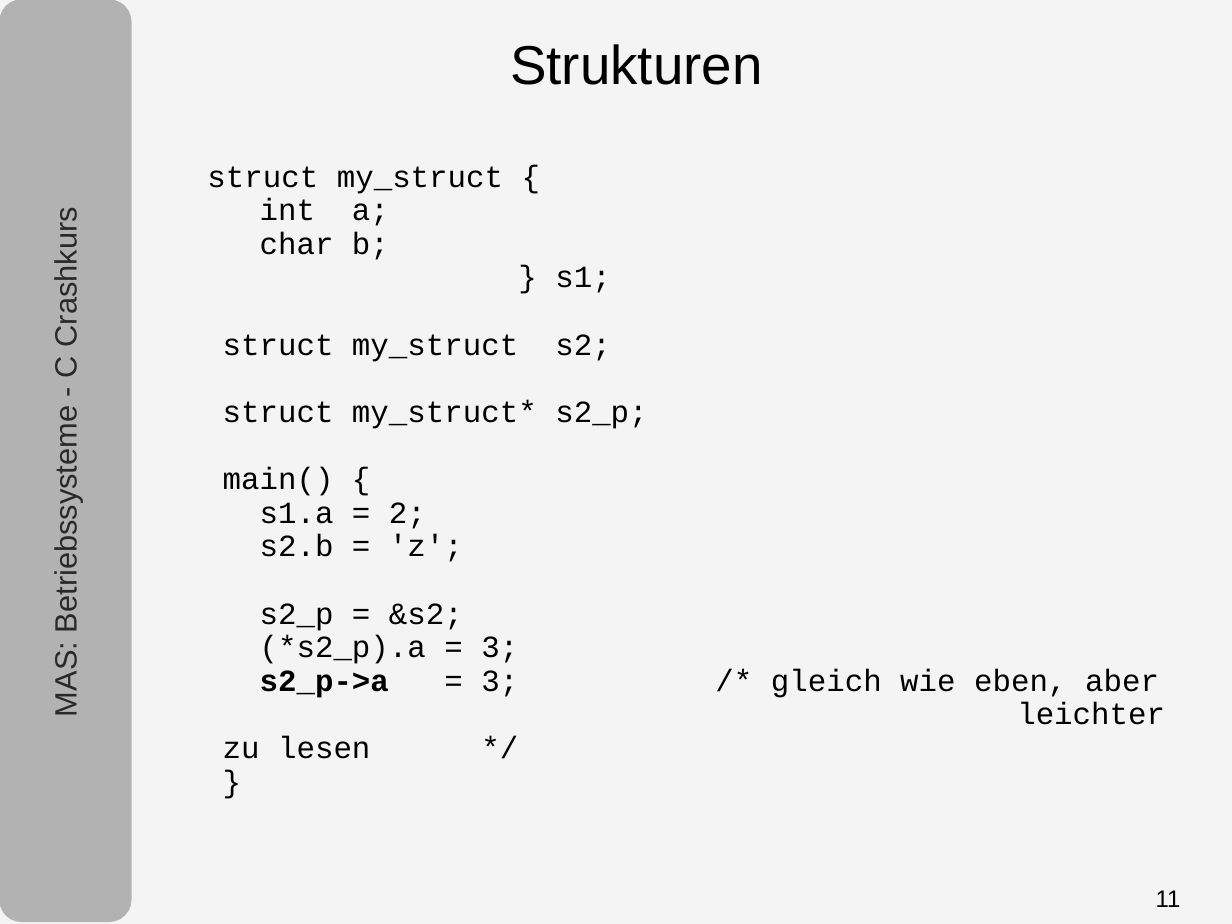
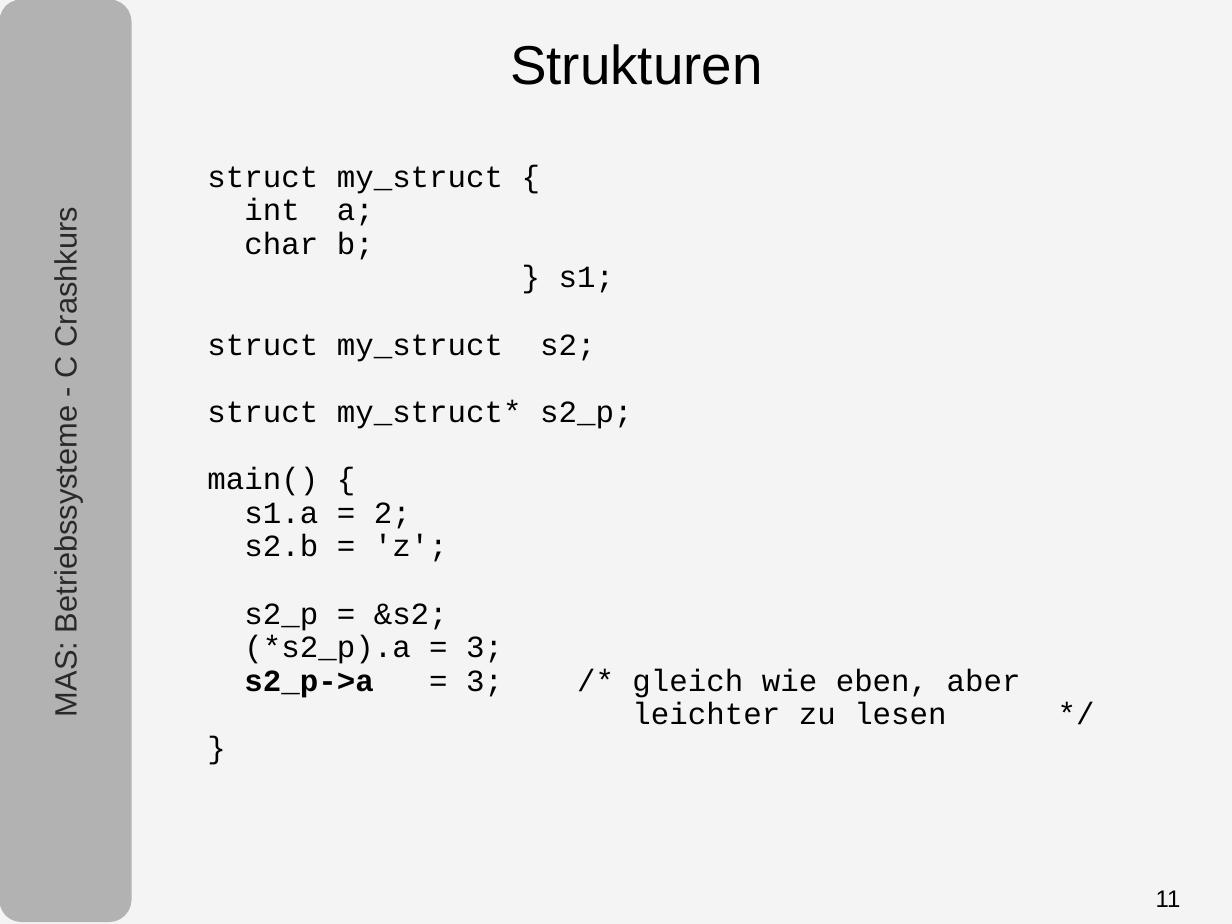
Before and after one commit to tpo/betriebssysteme, a slide deck: slide 11 of 05-1_C.odp. Drawn at 1232x924 pixels with LibreOffice and Linux fonts; fonts in the diff are those of the drawing. Boxes give left, top, right and bottom in pixels: in the first picture for what was removed or moved away, otherwise in the second. Text is boxed around its words. In the diff, an @@ line names an element or a change of style, - is before the commit and + after.

```diff
--- a/05-1_C.odp
+++ b/05-1_C.odp
@@ text "struct my_struct { int a; ..." at [207, 166, 1021, 725]: indent changed @@
```
Also in this commit, not shown: 4 other slides changed.
